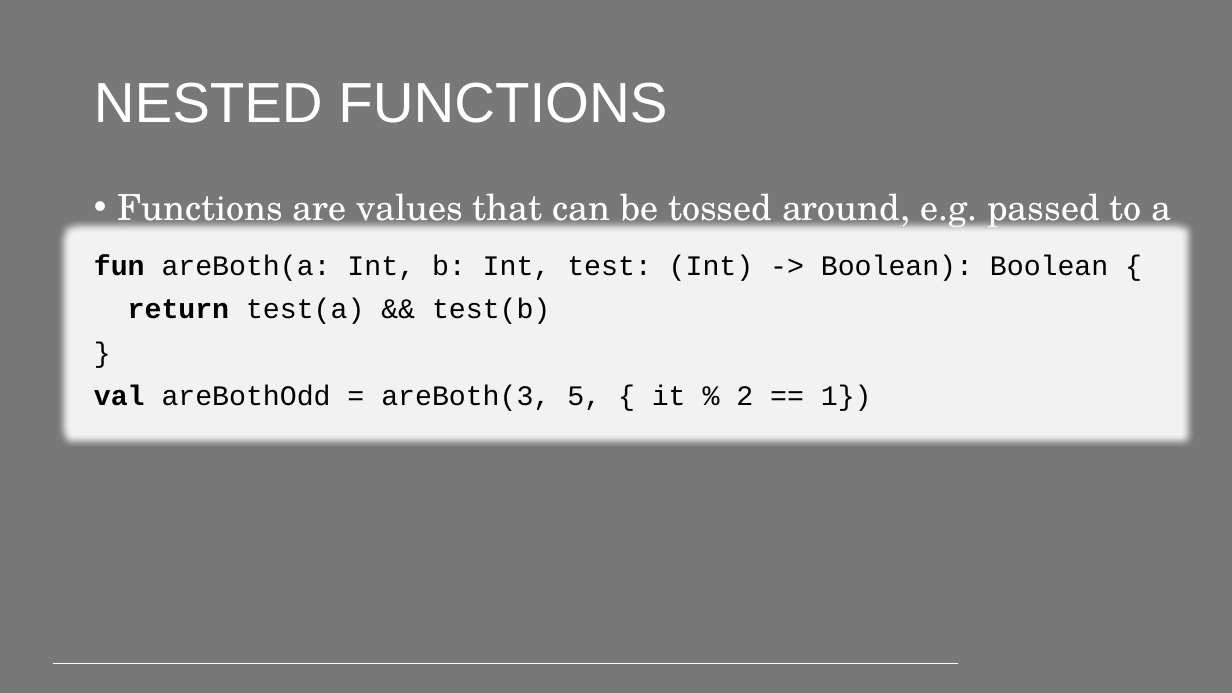
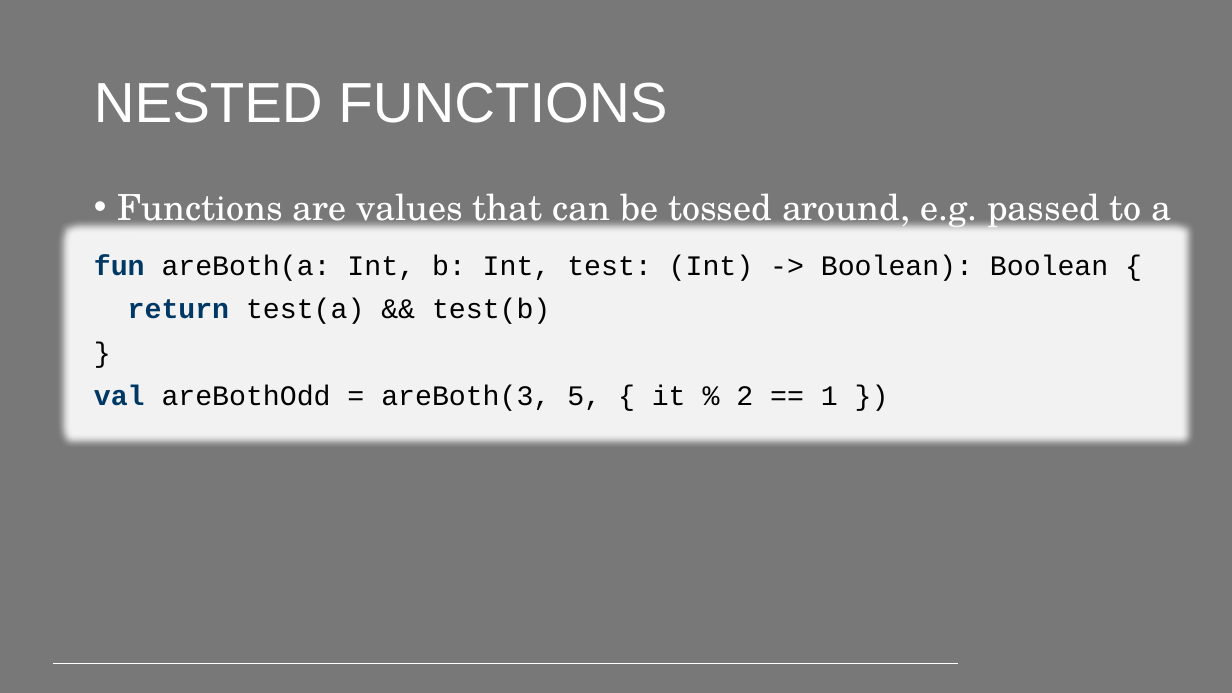
Before and after one commit to PeppeL-G/course-material, a slide deck: slide 17 of src/lectures/kotlin/kotlin.pptx (slide 15 before the commit). Drawn at 1232x693 pixels with LibreOffice and Linux fonts; fonts in the diff are those of the drawing; background and template pictures are left out. Boxes give left, top, right and bottom in pixels: in the first picture for what was removed or moved away, otherwise in the second. Text is boxed around its words. In the diff, an @@ line names an element or a change of style, - is before the commit and + after.

```diff
--- a/src/lectures/kotlin/kotlin.pptx
+++ b/src/lectures/kotlin/kotlin.pptx
@@ text at (94,255,1108,324): text colour #000000 to #003865 in "fun", "return" @@
@@ text at (94,385,838,411): spaces changed @@
-val areBothOdd = areBoth(3, 5, { it % 2 == 1})
+val areBothOdd = areBoth(3, 5, { it % 2 == 1 })
```
Also in this commit, not shown: 20 other slides changed, 2 slides added, 3 other files.
